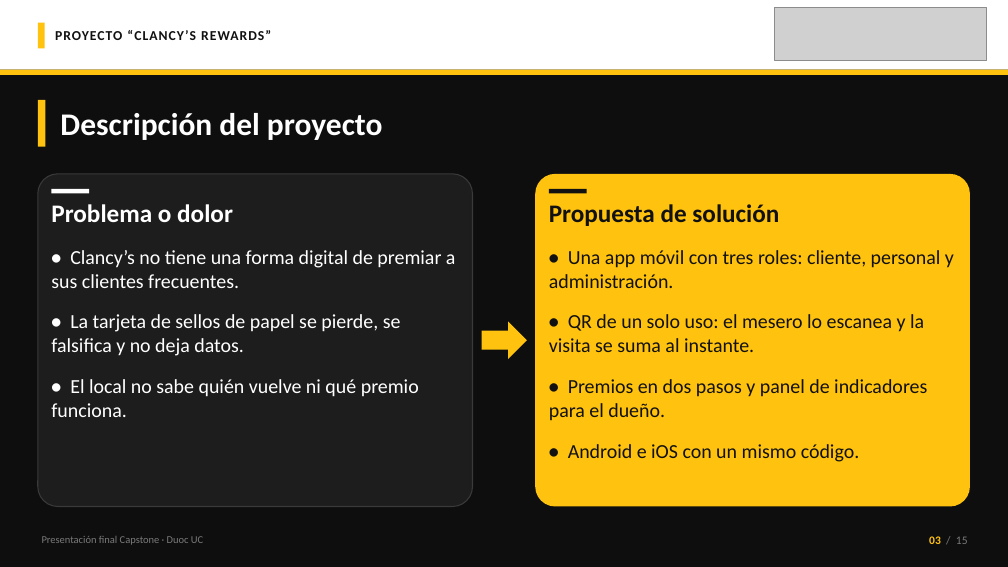
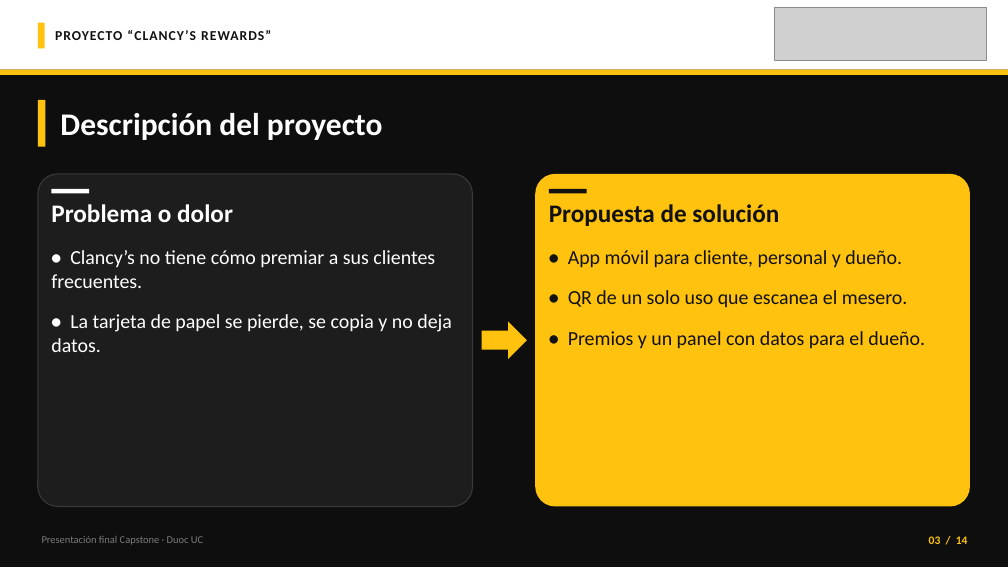
Before and after one commit to 44ndy/clancys-rewards, a slide deck: slide 3 of Fase 3/Evidencias Grupales/Presentación Final del proyecto (Español).pptx. Drawn at 1008x567 pixels with LibreOffice and Linux fonts; fonts in the diff are those of the drawing; grey boxes stand for pictures. Boxes give left, top, right and bottom in pixels: in the first picture for what was removed or moved away, otherwise in the second. Text is boxed around its words. In the diff, an @@ line names an element or a change of style, - is before the commit and + after.

```diff
--- a/Fase 3/Evidencias Grupales/Presentación Final del proyecto (Español).pptx
+++ b/Fase 3/Evidencias Grupales/Presentación Final del proyecto (Español).pptx
@@ text at (51, 250, 452, 352): text changed @@
-• Clancy’s no tiene una forma digital de premiar a sus clientes frecuentes.
-• La tarjeta de sellos de papel se pierde, se falsifica y no deja datos.
-• El local no sabe quién vuelve ni qué premio funciona.
+• Clancy’s no tiene cómo premiar a sus clientes frecuentes.
+• La tarjeta de papel se pierde, se copia y no deja datos.
@@ text at (568, 250, 925, 349): text changed @@
-• Una app móvil con tres roles: cliente, personal y administración.
-• QR de un solo uso: el mesero lo escanea y la visita se suma al instante.
-• Premios en dos pasos y panel de indicadores para el dueño.
-• Android e iOS con un mismo código.
+• App móvil para cliente, personal y dueño.
+• QR de un solo uso que escanea el mesero.
+• Premios y un panel con datos para el dueño.
@@ text at (929, 536, 968, 544): text changed; text colour #7A7A7A to #FFC20E; bold on @@
-03 / 15
+03 / 14
```
Also in this commit, not shown: 11 other slides changed, 1 slide removed, 1 other file.
